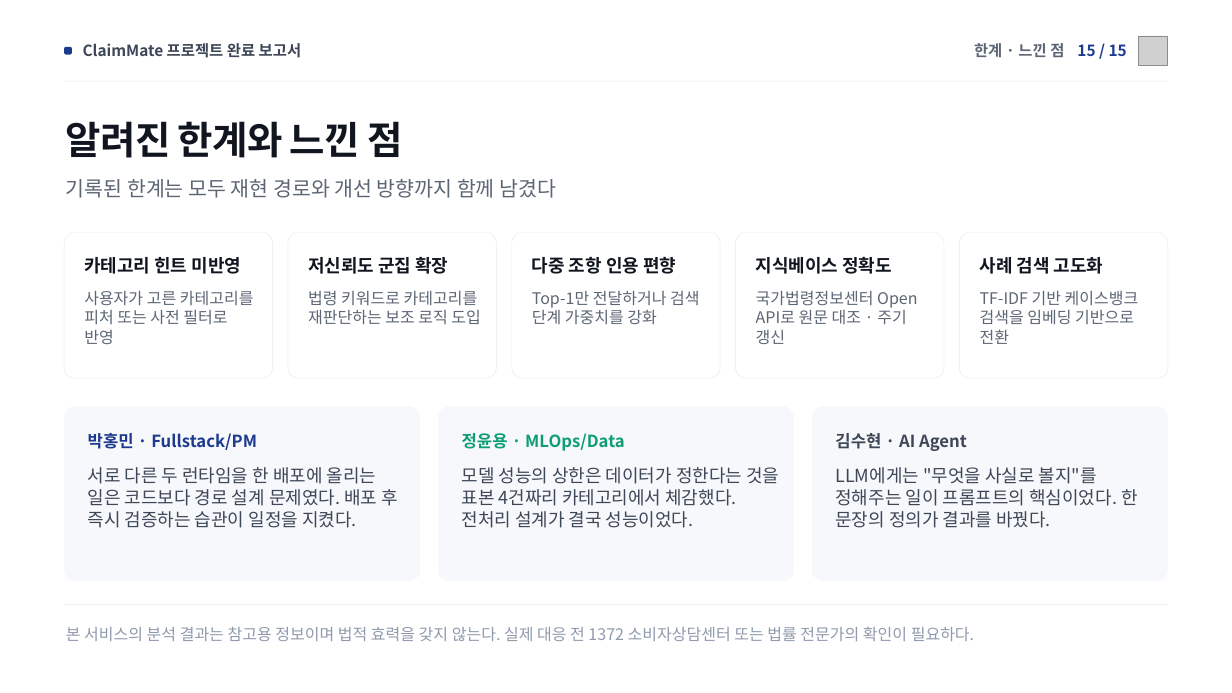
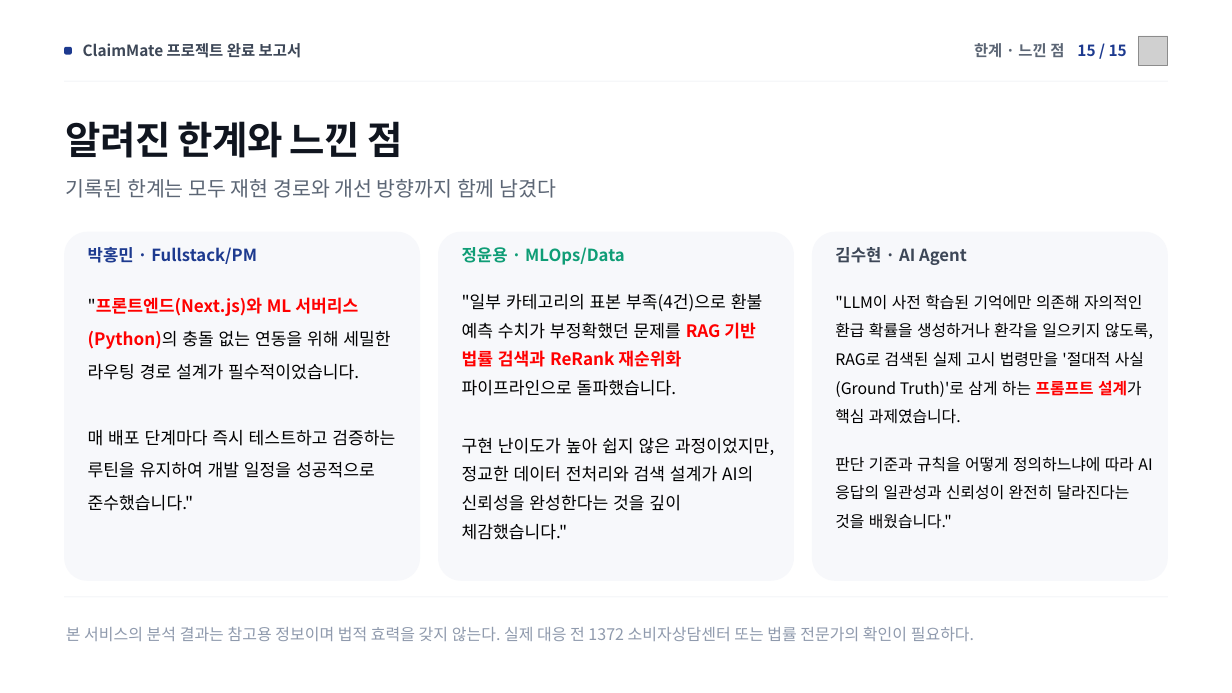
Before and after one commit to custor2-cpu/ClaimMate, a slide deck: slide 15 of docs/ClaimMate_결과보고서.pptx. Drawn at 1232x693 pixels with LibreOffice and Linux fonts; fonts in the diff are those of the drawing; grey boxes stand for pictures. Boxes give left, top, right and bottom in pixels: in the first picture for what was removed or moved away, otherwise in the second. Text is boxed around its words. In the diff, an @@ line names an element or a change of style, - is before the commit and + after.

```diff
--- a/docs/ClaimMate_결과보고서.pptx
+++ b/docs/ClaimMate_결과보고서.pptx
@@ rounded rectangle: place and size @@
-rounded rectangle at (64,407,420,582)
+rounded rectangle at (64,232,420,581)
@@ rounded rectangle removed at (64,233,272,378) @@
@@ rounded rectangle removed at (288,233,496,378) @@
@@ rounded rectangle: place and size @@
-rounded rectangle at (438,407,794,582)
+rounded rectangle at (438,232,794,581)
@@ rounded rectangle removed at (512,233,720,378) @@
@@ rounded rectangle removed at (736,233,944,378) @@
@@ rounded rectangle: place and size @@
-rounded rectangle at (812,407,1168,582)
+rounded rectangle at (812,232,1168,581)
@@ rounded rectangle removed at (959,233,1167,378) @@
@@ text removed at (84,257,242,274) @@
-카테고리 힌트 미반영
@@ text removed at (308,256,448,274) @@
-저신뢰도 군집 확장
@@ text removed at (532,257,676,274) @@
-다중 조항 인용 편향
@@ text removed at (756,256,892,274) @@
-지식베이스 정확도
@@ 3 texts: place and size @@
-3 texts at (88,433,967,451)
+3 texts at (88,247,967,265)
@@ text removed at (980,257,1104,274) @@
-사례 검색 고도화
@@ text removed at (84,291,254,344) @@
-사용자가 고른 카테고리를 피처 또는 사전 필터로 반영
@@ text at (88,297,395,511): text changed; size 21 to 20 pt; text colour #3D4757 to #000000 @@
-서로 다른 두 런타임을 한 배포에 올리는 일은 코드보다 경로 설계 문제였다. 배포 후 즉시 검증하는 습관이 일정을 지켰다.
+"프론트엔드(Next.js)와 ML 서버리스(Python)의 충돌 없는 연동을 위해 세밀한 라우팅 경로 설계가 필수적이었습니다.
+매 배포 단계마다 즉시 테스트하고 검증하는 루틴을 유지하여 개발 일정을 성공적으로 준수했습니다."
@@ text removed at (308,291,480,325) @@
-법령 키워드로 카테고리를 재판단하는 보조 로직 도입
@@ text at (462,293,774,540): text changed; size 21 to 20 pt; text colour #3D4757 to #000000 @@
-모델 성능의 상한은 데이터가 정한다는 것을 표본 4건짜리 카테고리에서 체감했다. 전처리 설계가 결국 성능이었다.
+"일부 카테고리의 표본 부족(4건)으로 환불 예측 수치가 부정확했던 문제를 RAG 기반 법률 검색과 ReRank 재순위화 파이프라인으로 돌파했습니다.
+구현 난이도가 높아 쉽지 않은 과정이었지만, 정교한 데이터 전처리와 검색 설계가 AI의 신뢰성을 완성한다는 것을 깊이 체감했습니다."
@@ text removed at (532,291,699,324) @@
-Top-1만 전달하거나 검색 단계 가중치를 강화
@@ text removed at (756,291,917,344) @@
-국가법령정보센터 Open API로 원문 대조 · 주기 갱신
@@ text at (835,295,1153,529): text changed; size 21 to 18.5 pt; text colour #3D4757 to #000000 @@
-LLM에게는 "무엇을 사실로 볼지"를 정해주는 일이 프롬프트의 핵심이었다. 한 문장의 정의가 결과를 바꿨다.
+"LLM이 사전 학습된 기억에만 의존해 자의적인 환급 확률을 생성하거나 환각을 일으키지 않도록, RAG로 검색된 실제 고시 법령만을 '절대적 사실(Ground Truth)'로 삼게 하는 프롬프트 설계가 핵심 과제였습니다.
+판단 기준과 규칙을 어떻게 정의하느냐에 따라 AI 응답의 일관성과 신뢰성이 완전히 달라진다는 것을 배웠습니다."
@@ text removed at (980,291,1139,344) @@
-TF-IDF 기반 케이스뱅크 검색을 임베딩 기반으로 전환
@@ rectangle: place and size @@
-rectangle at (64,604,1168,605)
+rectangle at (64,596,1168,597)
```
Also in this commit, not shown: 3 other slides changed.
